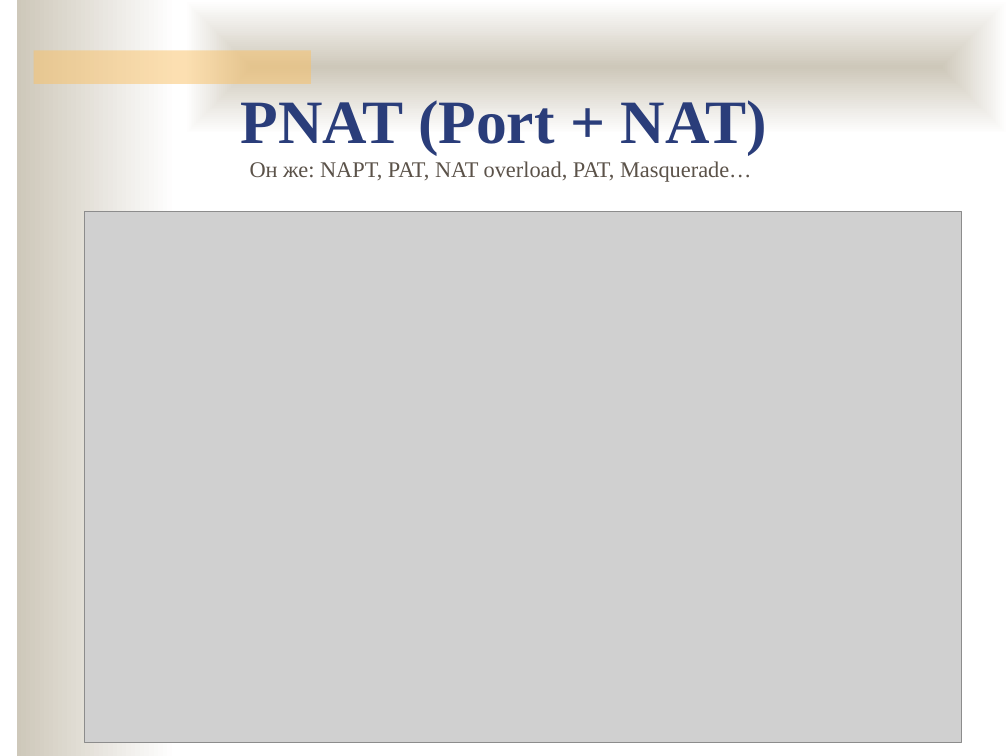
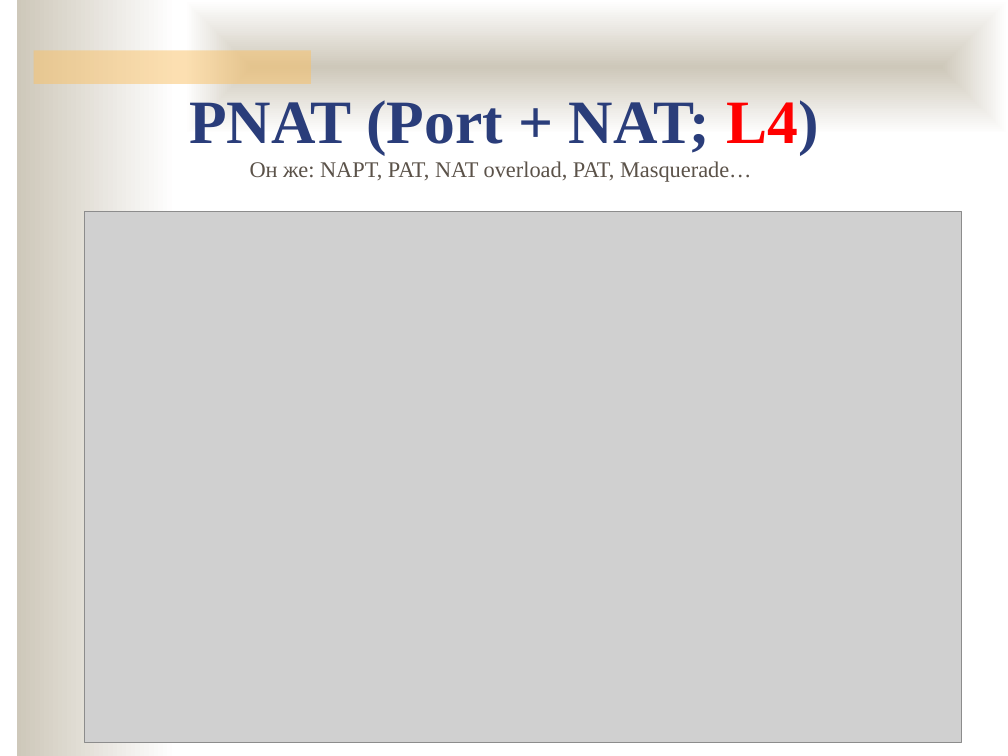
Before and after one commit to ukoloff/nets, a slide deck: slide 9 of lecture/nat.pptx. Drawn at 1008x756 pixels with LibreOffice and Linux fonts; fonts in the diff are those of the drawing; grey boxes stand for pictures; background and template pictures are left out. Boxes give left, top, right and bottom in pixels: in the first picture for what was removed or moved away, otherwise in the second. Text is boxed around its words. In the diff, an @@ line names an element or a change of style, - is before the commit and + after.

```diff
--- a/lecture/nat.pptx
+++ b/lecture/nat.pptx
@@ text at (189,100,818,155): text changed @@
-PNAT (Port + NAT)
+PNAT (Port + NAT; L4)
```
Also in this commit, not shown: 3 other slides changed, 7 slides added.
